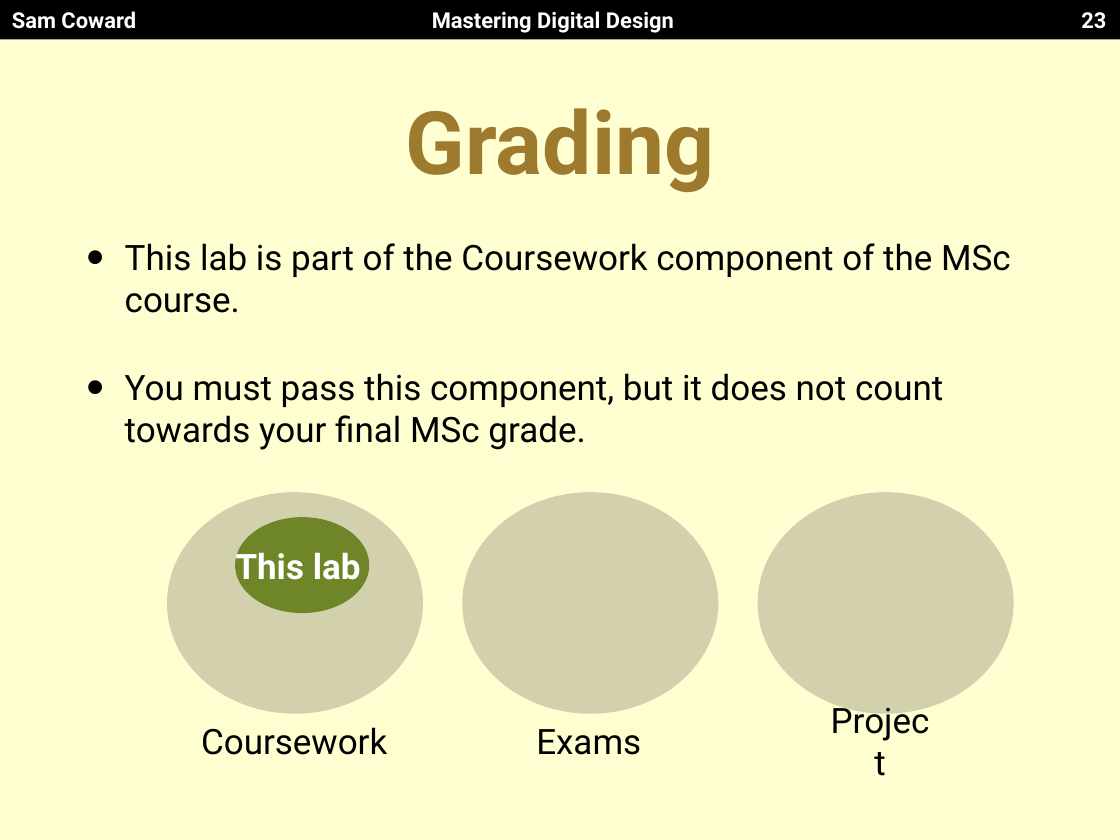
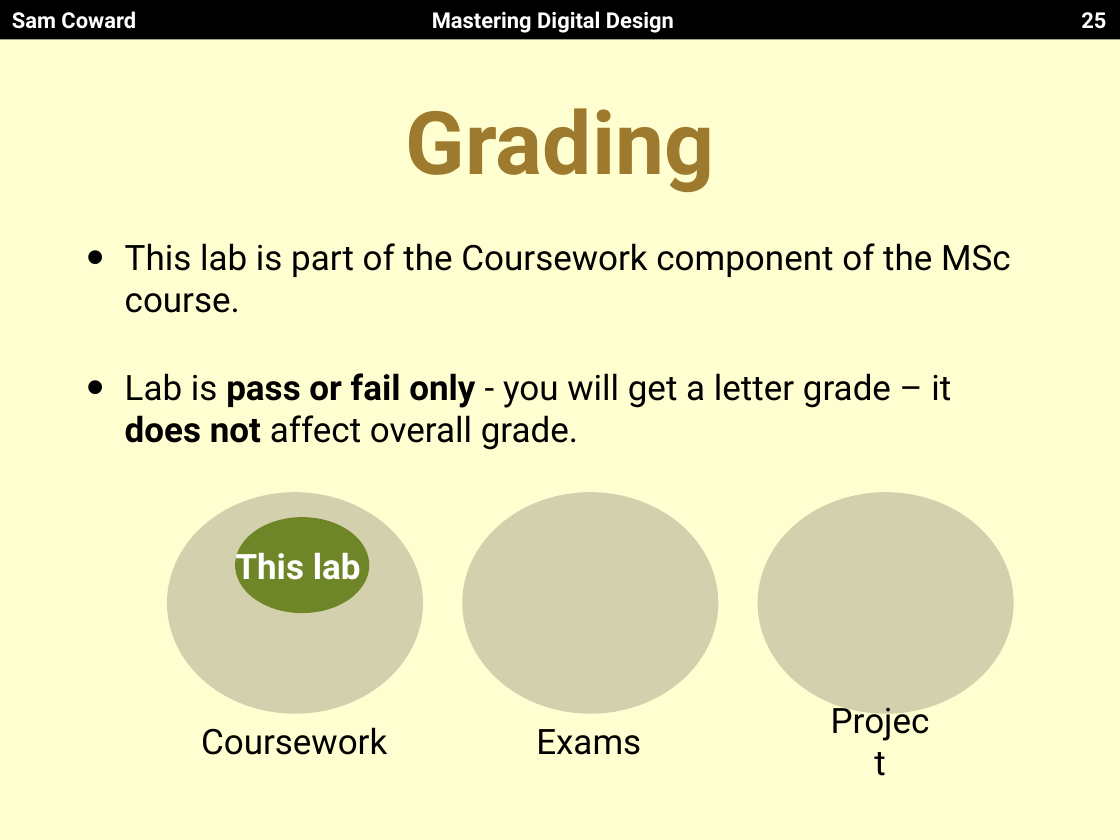
Before and after one commit to Mastering-Digital-Design/Lab-Module, a slide deck: slide 25 of lectures/lecture4.pptx (slide 23 before the commit). Drawn at 1120x840 pixels with LibreOffice and Linux fonts; fonts in the diff are those of the drawing. Boxes give left, top, right and bottom in pixels: in the first picture for what was removed or moved away, otherwise in the second. Text is boxed around its words. In the diff, an @@ line names an element or a change of style, - is before the commit and + after.

Commit message:
Update lecture 4

```diff
--- a/lectures/lecture4.pptx
+++ b/lectures/lecture4.pptx
@@ page number at box(1081, 12, 1106, 29): text changed @@
-23
+25
@@ text at box(125, 373, 951, 450): text changed @@
-• You must pass this component, but it does not count towards your final MSc grade.
+• Lab is pass or fail only - you will get a letter grade – it does not affect overall grade.
```
Also in this commit, not shown: 6 other slides changed, 10 slides added.
